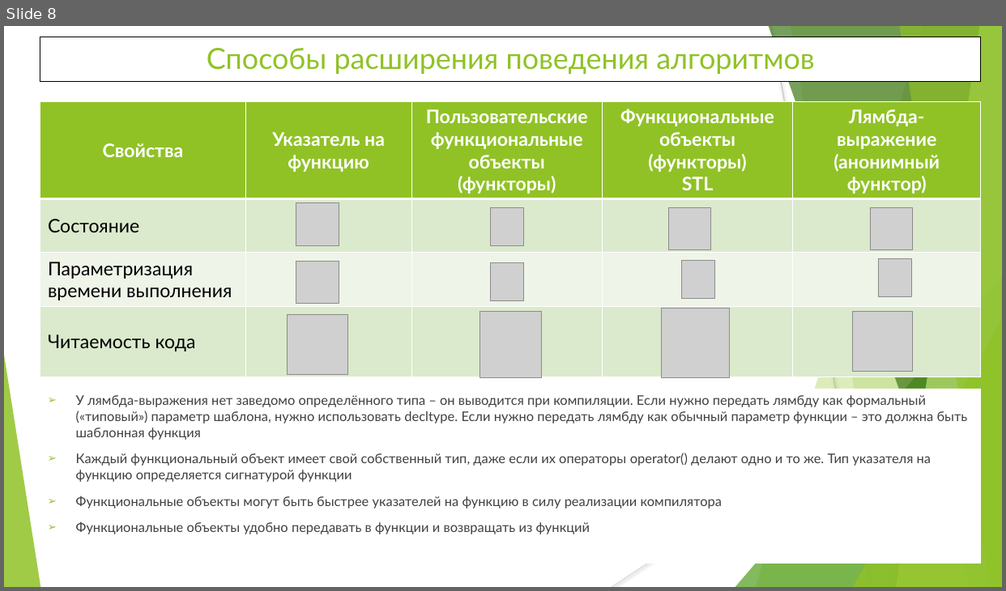
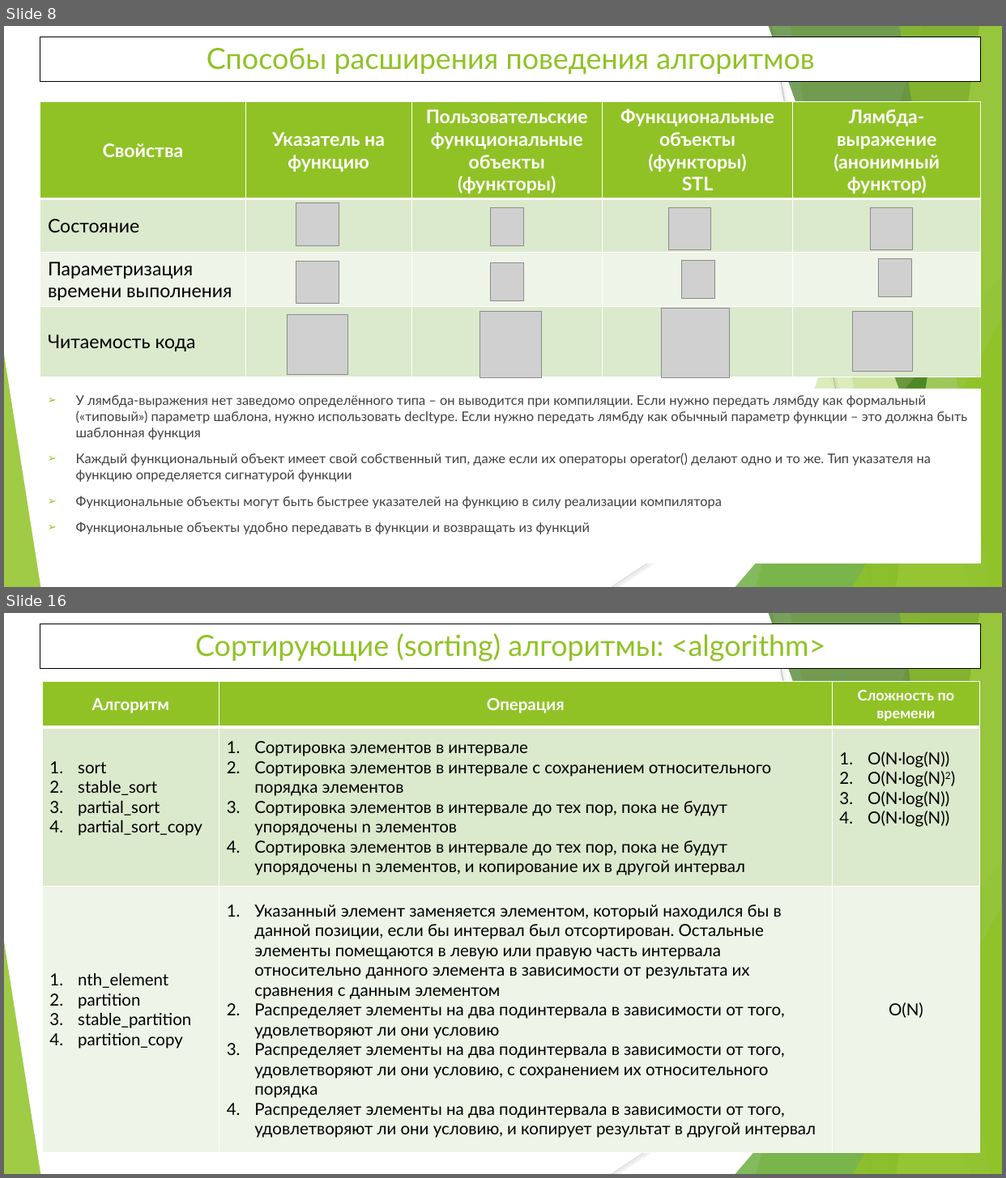
Before and after one commit to WhiteCatStudies/lectures, a slide deck: lecture6/lecture6.pptx. Shown one above the other, each under a label of ours: slide 8 before the commit, slides 8 and 16 after it; the slides between them are not shown. The pictures are 1006x591 and 1006x1178 pixels, drawn with LibreOffice and Linux fonts; fonts in the diff are those of the drawing; grey boxes stand for pictures. Boxes give left, top, right and bottom in pixels: in the first picture for what was removed or moved away, otherwise in the second. Text is boxed around its words. In the diff, an @@ line names an element or a change of style, - is before the commit and + after.

Commit message:
lecture6: some algorithms, shared_ptr and unique_ptr

```diff
--- a/lecture6/lecture6.pptx
+++ b/lecture6/lecture6.pptx
@@ slide 16 added at (4,613,1002,1174), background #FFFFFF; not listed: 10 template elements that a slide beside it also shows @@
@@ rectangle added at (40,624,981,668), fill #FFFFFF, outline #000000 0.75 pt, 28 pt, text #90C226 @@
+Сортирующие (sorting) алгоритмы: <algorithm>
@@ table added at (42,682,979,1153), 3 rows, 3 columns @@
+Алгоритм | Операция | Сложность по времени
+sort / stable_sort / partial_sort / partial_sort_copy | Сортировка элементов в интервале / Сортировка элементов в интервале с сохранением относительного порядка элементов / Сортировка элементов в интервале до тех пор, пока не будут упорядочены n элементов / Сортировка элементов в интервале до тех пор, пока не будут упорядочены n элементов, и копирование их в другой интервал | O(N·log(N)) / O(N·log(N)2) / O(N·log(N)) / O(N·log(N))
+nth_element / partition / stable_partition / partition_copy | Указанный элемент заменяется элементом, который находился бы в данной позиции, если бы интервал был отсортирован. Остальные элементы помещаются в левую или правую часть интервала относительно данного элемента в зависимости от результата их сравнения с данным элементом / Распределяет элементы на два подинтервала в зависимости от того, удовлетворяют ли они условию / Распределяет элементы на два подинтервала в зависимости от того, удовлетворяют ли они условию, с сохранением их относительного порядка / Распределяет элементы на два подинтервала в зависимости от того, удовлетворяют ли они условию, и копирует результат в другой интервал | O(N)
```
Also in this commit, not shown: 3 slides changed, 10 other slides added, 10 other files.
